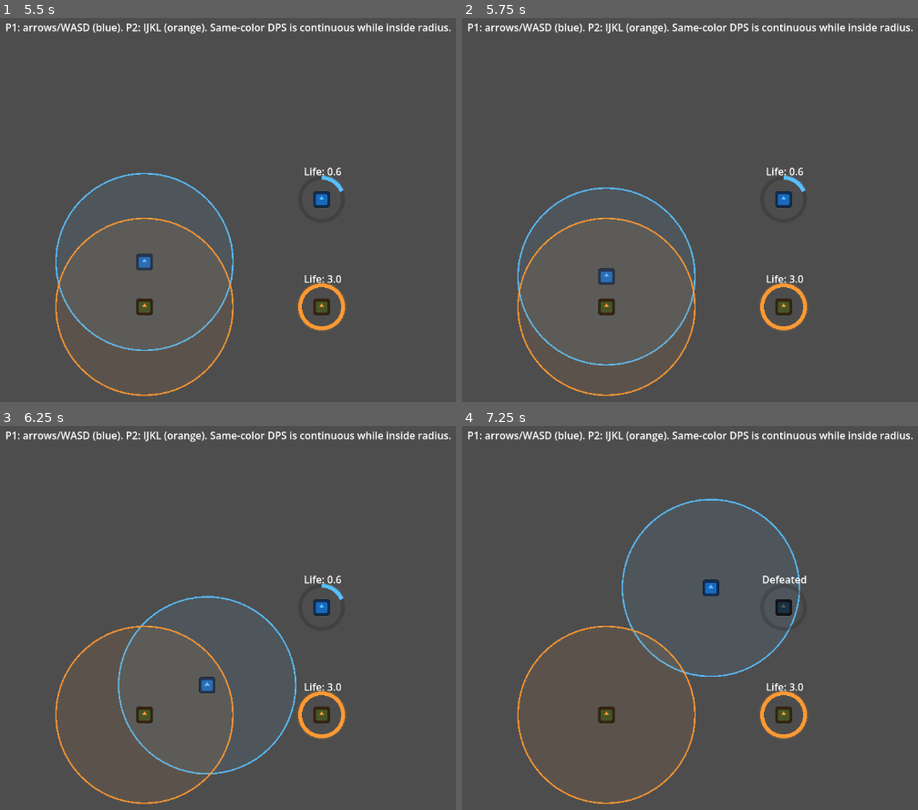
Above: before the commit, frames 1-4 (two rows, left to right).
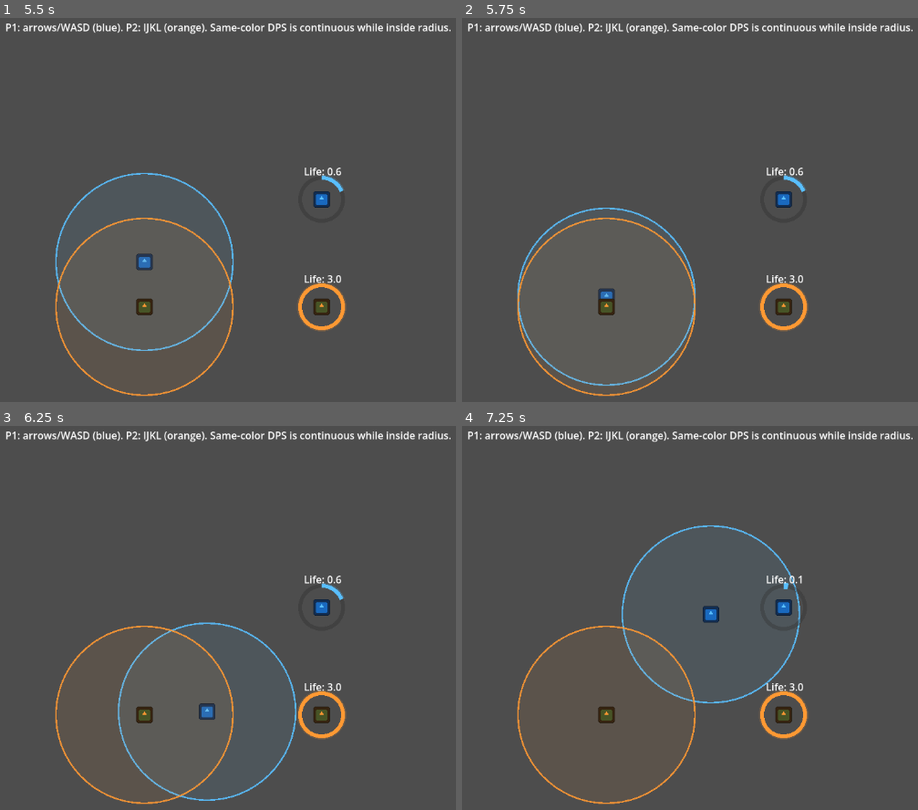
Above: after the commit, the same moments.

Repository: AgustinRamiroDiaz/just-metal-shapes
Game: Godot game, scene res://main_level.tscn
Two runs of this game, one before a commit and one after it. Both use one fixed random seed, a clock stepped at 60 frames per second and the inputs below. The engine's default icon, where the game draws it, is replaced by a stand-in: a white triangle on a blue panel in a dark square.
Inputs:
- Up to frame 1 (5.5 s): tap Enter at 0.5 s; hold Right (ui_right) 0.53-1.28 s; hold Down (ui_down) 1.28-2.03 s; hold Right (ui_right) 2.03-2.78 s; hold Up (ui_up) 2.78-3.53 s; hold Left (ui_left) 3.53-5.03 s; hold Down (ui_down) from 5.03 s (still down)
- Up to frame 2 (5.75 s): keep holding Down (ui_down)
- Up to frame 3 (6.25 s): release Down (ui_down) at 5.78 s; hold Right (ui_right) from 5.78 s (still down)
- Up to frame 4 (7.25 s): release Right (ui_right) at 6.53 s; hold Up (ui_up) from 6.53 s (still down)

Frame 1 is identical in both runs. In frame 2, 1.5% of the frame differs, in the area x 12-52%, y 43-96%; in frame 3, 1.6%; in frame 4, 1.9%, in the area x 35-76%, y 18-73%.

Commit message:
improve controllers

Diff:
--- a/main_level.tscn
+++ b/main_level.tscn
@@ -17,6 +17,7 @@
 
 [node name="Player" type="CharacterBody2D" parent="."]
 position = Vector2(240, 300)
+collision_layer = 0
 script = ExtResource("1_hmhd3")
 team_color = Color(0.35, 0.75, 1, 1)
 
@@ -58,12 +59,14 @@
 
 [node name="Player2" type="CharacterBody2D" parent="."]
 position = Vector2(240, 470)
+collision_layer = 0
 script = ExtResource("1_hmhd3")
 team_color = Color(1, 0.6, 0.2, 1)
 move_left_action = &"p2_left"
 move_right_action = &"p2_right"
 move_up_action = &"p2_up"
 move_down_action = &"p2_down"
+use_right_stick = true
 
 [node name="Sprite2D" type="Sprite2D" parent="Player2"]
 modulate = Color(1, 0.6, 0.2, 1)
--- a/scripts/player.gd
+++ b/scripts/player.gd
@@ -9,11 +9,19 @@
 @export var move_right_action: StringName = &"ui_right"
 @export var move_up_action: StringName = &"ui_up"
 @export var move_down_action: StringName = &"ui_down"
+@export var use_right_stick: bool = false
+@export var joystick_deadzone: float = 0.2
 
 @onready var range_area: Area2D = $RangeArea
 @onready var range_shape: CollisionShape2D = $RangeArea/CollisionShape2D
 
 var targets_in_range: Array[Node2D] = []
+
+
+func _apply_deadzone(value: float) -> float:
+	if absf(value) < joystick_deadzone:
+		return 0.0
+	return signf(value) * (absf(value) - joystick_deadzone) / (1.0 - joystick_deadzone)
 
 
 func _ready() -> void:
@@ -24,12 +32,19 @@
 
 
 func _physics_process(delta: float) -> void:
-	var input_dir := Input.get_vector(
-		move_left_action,
-		move_right_action,
-		move_up_action,
-		move_down_action
-	)
+	var input_dir: Vector2
+	if use_right_stick:
+		input_dir = Vector2(
+			_apply_deadzone(Input.get_joy_axis(0, JOY_AXIS_RIGHT_X)),
+			_apply_deadzone(Input.get_joy_axis(0, JOY_AXIS_RIGHT_Y))
+		)
+	else:
+		input_dir = Input.get_vector(
+			move_left_action,
+			move_right_action,
+			move_up_action,
+			move_down_action
+		)
 	velocity = input_dir * speed
 	move_and_slide()
 	_apply_continuous_damage(delta)
Not shown, added: TODO.md
